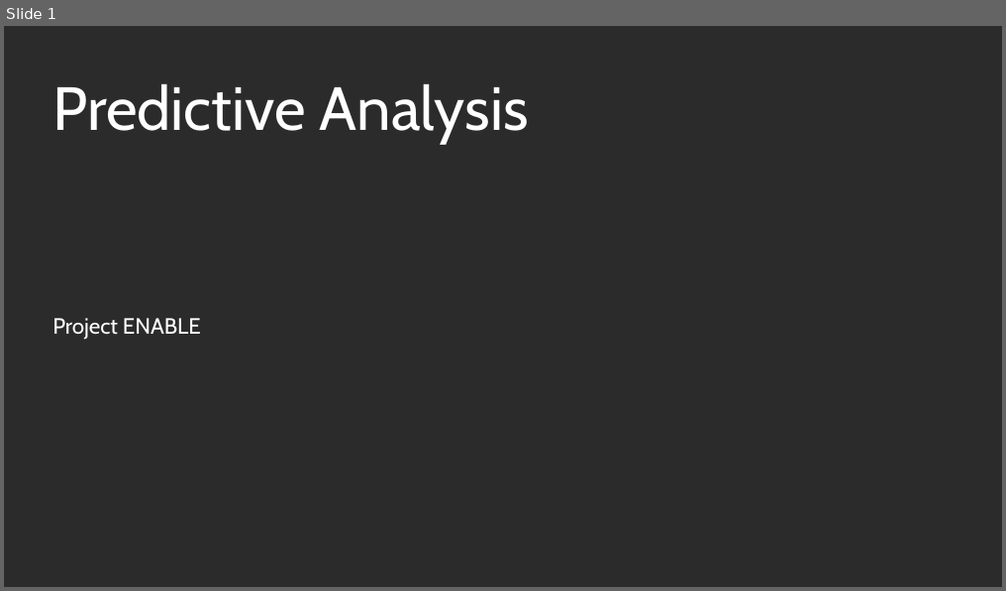
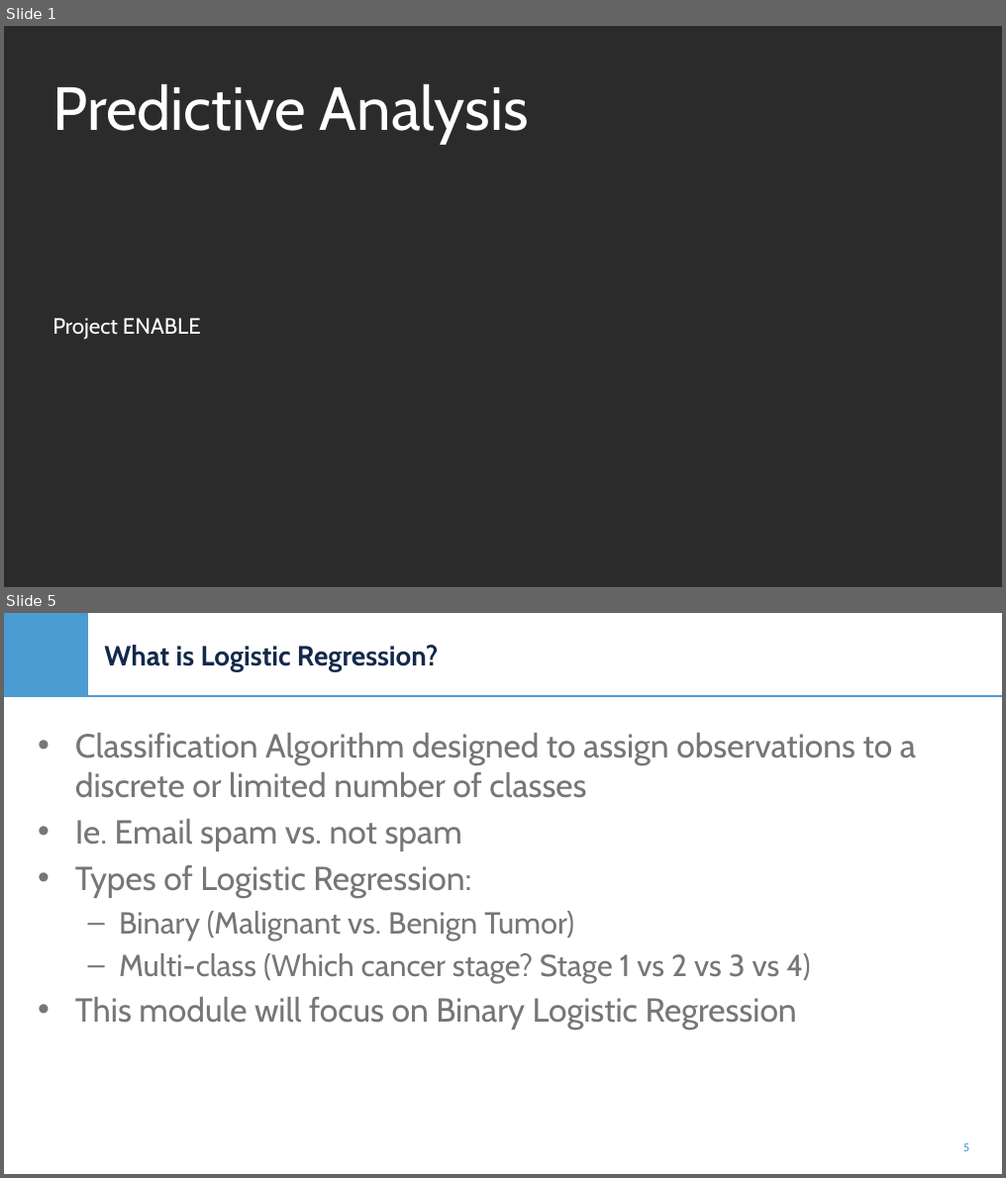
Before and after one commit to e-cui/ENABLE-HiDAV-Online-Modules, a slide deck: Data Mining Modules/Presentations/Predictive Analysis.pptx. Shown one above the other, each under a label of ours: slide 1 before the commit, slides 1 and 5 after it; the slides between them are not shown. The pictures are 1006x591 and 1006x1178 pixels, drawn with LibreOffice and Linux fonts; fonts in the diff are those of the drawing; background and template pictures are left out; a plain dark background stands for a picture behind light text. Boxes give left, top, right and bottom in pixels: in the first picture for what was removed or moved away, otherwise in the second. Text is boxed around its words. In the diff, an @@ line names an element or a change of style, - is before the commit and + after.

Commit message:
Data Mining Powerpoint 5 Draft
Updated Powerpoint draft for module 5 of datamining. Still a work in progress.

```diff
--- a/Data Mining Modules/Presentations/Predictive Analysis.pptx
+++ b/Data Mining Modules/Presentations/Predictive Analysis.pptx
@@ slide 5 added at (x1=4, y1=613, x2=1002, y2=1174), background picture (left out) @@
@@ rectangle added at (x1=4, y1=613, x2=88, y2=696), fill #4B9CD3 @@
@@ title added at (x1=104, y1=645, x2=439, y2=671), 20 pt, text #13294B, bold @@
+What is Logistic Regression?
@@ line added from (4, 696) to (1002, 696), #4B9CD3 1 pt @@
@@ text added at (x1=75, y1=733, x2=916, y2=1030), 24 pt, text #767676 @@
+• Classification Algorithm designed to assign observations to a discrete or limited number of classes
+• Ie. Email spam vs. not spam
+• Types of Logistic Regression:
+  – Binary (Malignant vs. Benign Tumor)
+  – Multi-class (Which cancer stage? Stage 1 vs 2 vs 3 vs 4)
+• This module will focus on Binary Logistic Regression
@@ page number added at (x1=963, y1=1144, x2=969, y2=1152), 8 pt, text #4B9CD3 @@
+5
```
Also in this commit, not shown: 3 slides changed, 29 other slides added, 14 slides removed.
